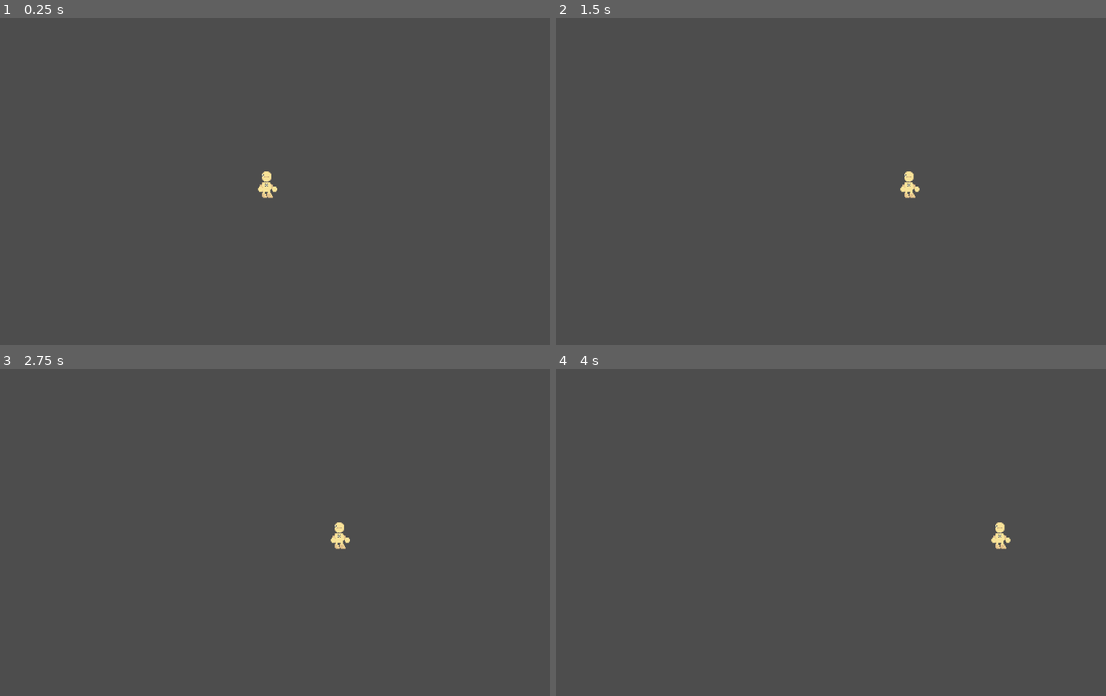
Above: before the commit, frames 1-4 (two rows, left to right).
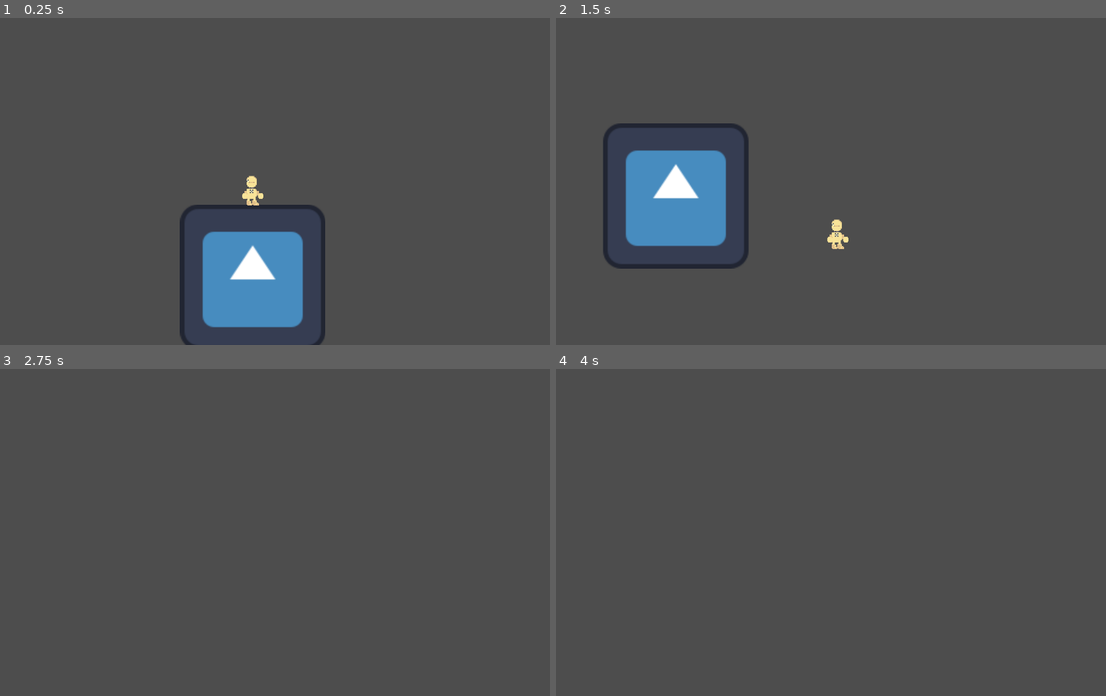
Above: after the commit, the same moments.

Repository: Splatube/EchoesOfSacrifice
Game: Godot game, scene res://Scenes/level.tscn
Same seed, same stepped clock (60 frames per second), same inputs: the game is played once before the commit and once after it. The engine's default icon, where the game draws it, is replaced by a stand-in: a white triangle on a blue panel in a dark square.
Inputs:
- Up to frame 1 (0.25 s): no input
- Up to frame 2 (1.5 s): hold D (Right) from 0.53 s (still down); tap Space (Jump) at 0.6, 0.77, 1.07, 1.35 s
- Up to frame 3 (2.75 s): tap Space (Jump) at 1.52, 1.82, 2.1 s; release D (Right) at 2.03 s; hold A (Left) from 2.03 s (still down)
- Up to frame 4 (4 s): release A (Left) at 2.78 s; hold D (Right) from 2.78 s (still down); tap Space (Jump) at 2.85, 3.02, 3.32, 3.6, 3.77 s

The runs differ from the first frame. In frame 1, 6.9% of the frame differs, in the area x 32-60%, y 46-100%; in frame 2, 7.2%, in the area x 8-67%, y 32-77%; in frame 3, 0.2%; in frame 4, 0.2%.

Commit message:
player movement

Diff:
--- /dev/null
+++ b/Scenes/camera.gd
@@ -0,0 +1,7 @@
+extends Camera2D
+
+@export var target: Node2D
+@export var speed := 10
+
+func _physics_process(delta: float) -> void:
+	position = lerp(position, target.global_position, speed * delta)
--- a/Scenes/level.tscn
+++ b/Scenes/level.tscn
@@ -1,152 +1,29 @@
 [gd_scene load_steps=5 format=3 uid="uid://cef5k4icdkmcv"]
 
 [ext_resource type="PackedScene" uid="uid://hyqi75jxsnv7" path="res://Scenes/player.tscn" id="1_tumq0"]
-[ext_resource type="Texture2D" uid="uid://446o6psrmyv2" path="res://Assets/Dungeon Tile Set.png" id="2_k5f4k"]
+[ext_resource type="Script" uid="uid://emf5mjyeyw17" path="res://Scenes/camera.gd" id="2_6phgx"]
+[ext_resource type="Texture2D" uid="uid://dmfgjgrswa6k4" path="res://icon.svg" id="2_k5f4k"]
 
-[sub_resource type="TileSetAtlasSource" id="TileSetAtlasSource_6phgx"]
-texture = ExtResource("2_k5f4k")
-1:1/0 = 0
-2:1/0 = 0
-3:1/0 = 0
-5:1/0 = 0
-6:1/0 = 0
-8:1/0 = 0
-9:1/0 = 0
-10:1/0 = 0
-11:1/0 = 0
-12:1/0 = 0
-13:1/0 = 0
-1:2/0 = 0
-2:2/0 = 0
-3:2/0 = 0
-5:2/0 = 0
-6:2/0 = 0
-8:2/0 = 0
-9:2/0 = 0
-10:2/0 = 0
-11:2/0 = 0
-12:2/0 = 0
-13:2/0 = 0
-1:3/0 = 0
-2:3/0 = 0
-3:3/0 = 0
-5:3/0 = 0
-6:3/0 = 0
-8:3/0 = 0
-9:3/0 = 0
-10:3/0 = 0
-11:3/0 = 0
-12:3/0 = 0
-13:3/0 = 0
-8:4/0 = 0
-9:4/0 = 0
-10:4/0 = 0
-11:4/0 = 0
-12:4/0 = 0
-1:5/0 = 0
-2:5/0 = 0
-3:5/0 = 0
-5:5/0 = 0
-6:5/0 = 0
-8:5/0 = 0
-9:5/0 = 0
-10:5/0 = 0
-11:5/0 = 0
-12:5/0 = 0
-1:6/0 = 0
-2:6/0 = 0
-3:6/0 = 0
-6:6/0 = 0
-7:6/0 = 0
-8:6/0 = 0
-9:6/0 = 0
-10:6/0 = 0
-11:6/0 = 0
-12:6/0 = 0
-1:7/0 = 0
-2:7/0 = 0
-3:7/0 = 0
-6:7/0 = 0
-7:7/0 = 0
-8:7/0 = 0
-9:7/0 = 0
-10:7/0 = 0
-11:7/0 = 0
-12:7/0 = 0
-5:8/0 = 0
-1:9/0 = 0
-2:9/0 = 0
-3:9/0 = 0
-5:9/0 = 0
-7:9/0 = 0
-8:9/0 = 0
-9:9/0 = 0
-10:9/0 = 0
-11:9/0 = 0
-12:9/0 = 0
-13:9/0 = 0
-1:10/0 = 0
-2:10/0 = 0
-3:10/0 = 0
-5:10/0 = 0
-7:10/0 = 0
-8:10/0 = 0
-10:10/0 = 0
-12:10/0 = 0
-13:10/0 = 0
-1:11/0 = 0
-2:11/0 = 0
-5:11/0 = 0
-7:11/0 = 0
-8:11/0 = 0
-9:11/0 = 0
-10:11/0 = 0
-12:11/0 = 0
-13:11/0 = 0
-1:12/0 = 0
-2:12/0 = 0
-3:12/0 = 0
-4:12/0 = 0
-5:12/0 = 0
-6:12/0 = 0
-7:12/0 = 0
-8:12/0 = 0
-9:12/0 = 0
-10:12/0 = 0
-11:12/0 = 0
-12:12/0 = 0
-2:13/0 = 0
-4:13/0 = 0
-5:13/0 = 0
-6:13/0 = 0
-7:13/0 = 0
-8:13/0 = 0
-9:13/0 = 0
-1:14/0 = 0
-2:14/0 = 0
-3:14/0 = 0
-4:14/0 = 0
-5:14/0 = 0
-6:14/0 = 0
-10:14/0 = 0
-11:14/0 = 0
-12:14/0 = 0
-13:14/0 = 0
-7:15/0 = 0
-8:15/0 = 0
-9:15/0 = 0
-10:15/0 = 0
-11:15/0 = 0
-12:15/0 = 0
-
-[sub_resource type="TileSet" id="TileSet_tumq0"]
-sources/0 = SubResource("TileSetAtlasSource_6phgx")
+[sub_resource type="RectangleShape2D" id="RectangleShape2D_6phgx"]
+size = Vector2(126, 127)
 
 [node name="Level" type="Node2D"]
 
+[node name="Camera2D" type="Camera2D" parent="." node_paths=PackedStringArray("target")]
+position = Vector2(649, 355)
+zoom = Vector2(2.5, 2.5)
+script = ExtResource("2_6phgx")
+target = NodePath("../Player")
+
+[node name="Area2D" type="StaticBody2D" parent="."]
+
+[node name="CollisionShape2D" type="CollisionShape2D" parent="Area2D"]
+position = Vector2(485, 355.5)
+shape = SubResource("RectangleShape2D_6phgx")
+
+[node name="Sprite2D" type="Sprite2D" parent="Area2D"]
+position = Vector2(485, 355)
+texture = ExtResource("2_k5f4k")
+
 [node name="Player" parent="." instance=ExtResource("1_tumq0")]
-position = Vector2(646, 367)
-speed = 200
-
-[node name="Map" type="TileMapLayer" parent="."]
-tile_set = SubResource("TileSet_tumq0")
+position = Vector2(485, 248)
--- a/Scenes/player.tscn
+++ b/Scenes/player.tscn
@@ -8,15 +8,12 @@
 height = 26.0
 
 [node name="Player" type="CharacterBody2D"]
-scale = Vector2(1.5, 1.5)
 script = ExtResource("1_cvnsp")
 
-[node name="Sprite2D" type="Sprite2D" parent="."]
+[node name="Sprite" type="Sprite2D" parent="."]
 texture_filter = 1
-scale = Vector2(1.5, 1.5)
 texture = ExtResource("1_v0iea")
 
-[node name="CollisionShape2D" type="CollisionShape2D" parent="."]
-position = Vector2(-10.4, 1.3)
-scale = Vector2(1.5, 1.5)
+[node name="Collision" type="CollisionShape2D" parent="."]
+position = Vector2(-1.333334, 0)
 shape = SubResource("CapsuleShape2D_cvnsp")
--- a/Scripts/player.gd
+++ b/Scripts/player.gd
@@ -1,9 +1,27 @@
 extends CharacterBody2D
 
-@export var speed := 100
+@export var speed := 150
+@export var jump_speed := 300
 
-func _ready() -> void:
-	pass
+# Get the gravity from the project settings so you can sync with rigid body nodes.
+var gravity = ProjectSettings.get_setting("physics/2d/default_gravity")
 
-func _process(delta: float) -> void:
-	position += Input.get_vector("Left", "Right", "", "") * delta * speed
+func _process(delta):
+	if Input.is_action_just_pressed("Left"):
+		$Sprite.set_flip_h(true)
+	elif Input.is_action_just_pressed("Right"):
+		$Sprite.set_flip_h(false)
+
+func _physics_process(delta):
+	# Add the gravity.
+	velocity.y += gravity * delta
+
+	# Handle Jump.
+	if Input.is_action_just_pressed("Jump") and is_on_floor():
+		velocity.y = -jump_speed
+
+	# Get the input direction.
+	var direction = Input.get_axis("Left", "Right")
+	velocity.x = direction * speed
+
+	move_and_slide()
--- a/project.godot
+++ b/project.godot
@@ -19,7 +19,8 @@
 
 window/size/viewport_width=1280
 window/size/viewport_height=720
-window/size/mode=3
+window/size/initial_position_type=3
+window/size/initial_screen=2
 window/size/borderless=true
 
 [input]
Not shown, added: Scenes/camera.gd.uid
